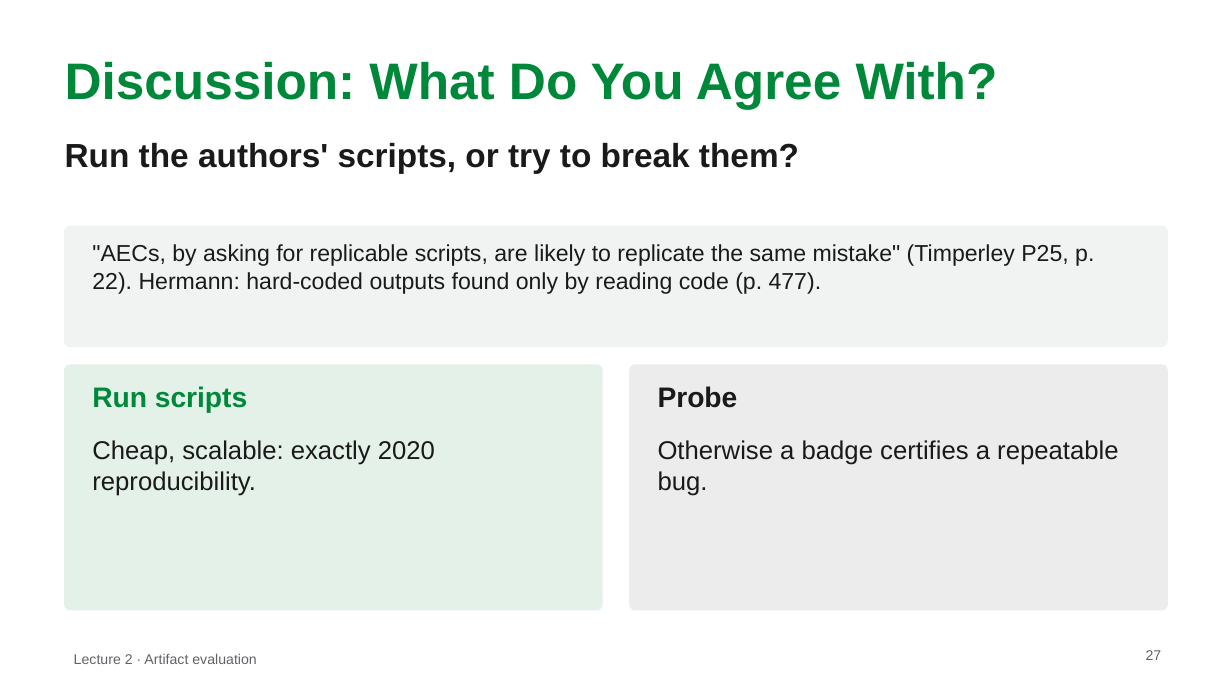
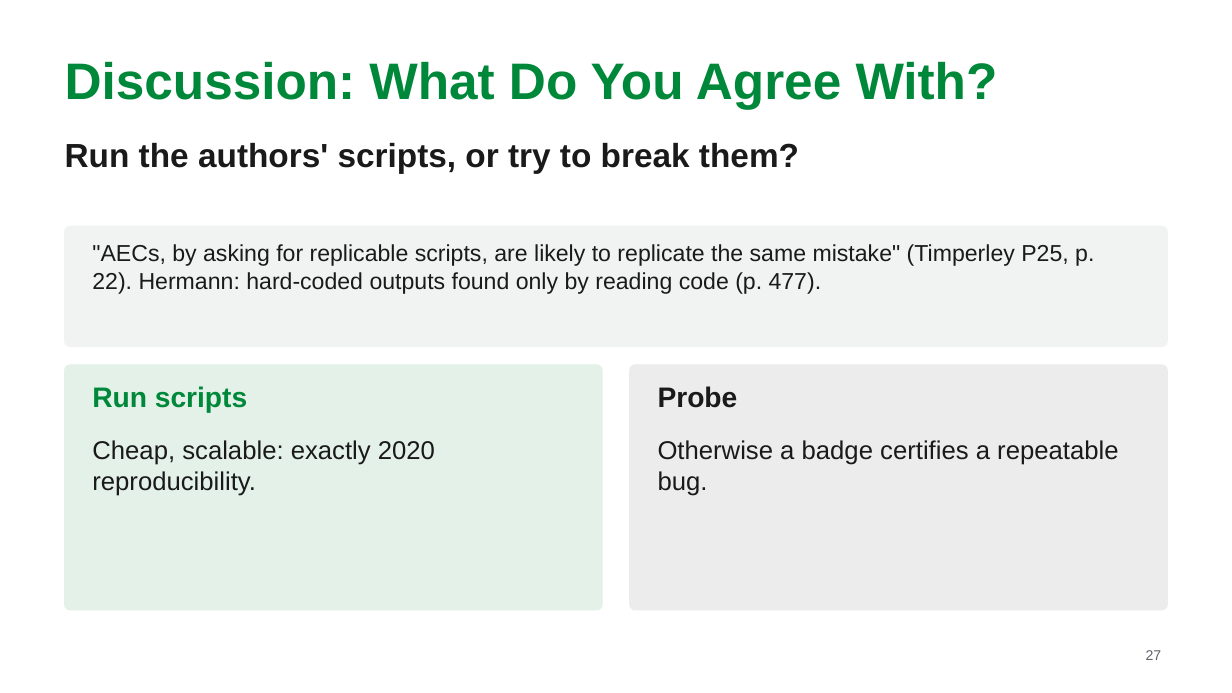
Before and after one commit to MarkAndreDuesing/Reprod_Docs_And_Notes, a slide deck: slide 27 of Vorl_2/slides/lecture2-style-B.pptx. Drawn at 1232x693 pixels with LibreOffice and Linux fonts; fonts in the diff are those of the drawing. Boxes give left, top, right and bottom in pixels: in the first picture for what was removed or moved away, otherwise in the second. Text is boxed around its words. In the diff, an @@ line names an element or a change of style, - is before the commit and + after.

```diff
--- a/Vorl_2/slides/lecture2-style-B.pptx
+++ b/Vorl_2/slides/lecture2-style-B.pptx
@@ text removed at bbox=[74, 654, 256, 664] @@
-Lecture 2 · Artifact evaluation
```
Also in this commit, not shown: 24 other slides changed, 1 other file.
